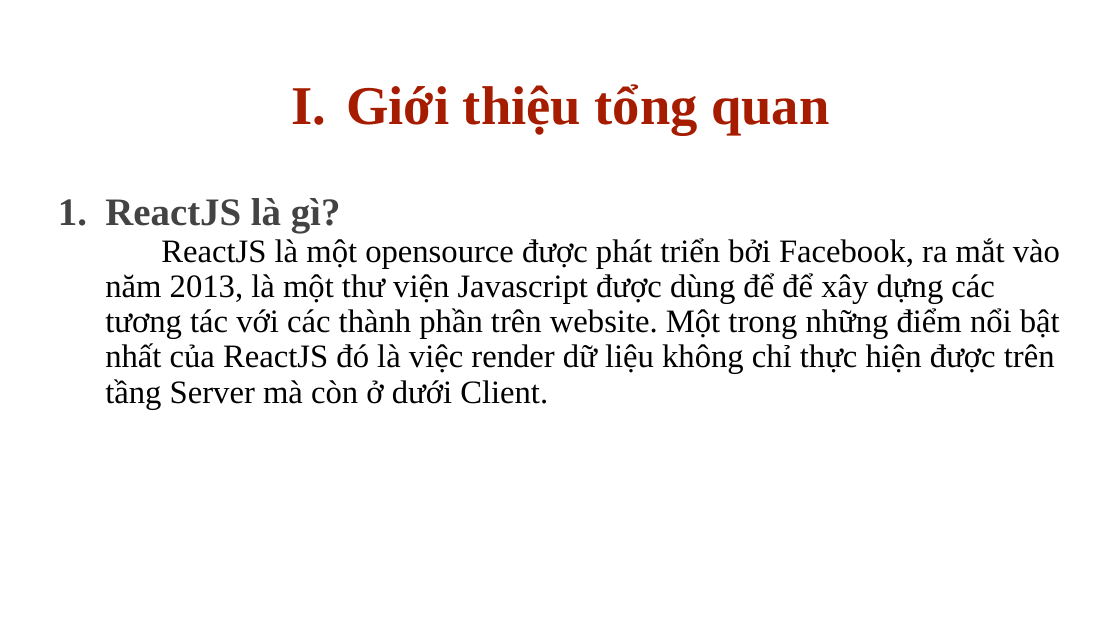
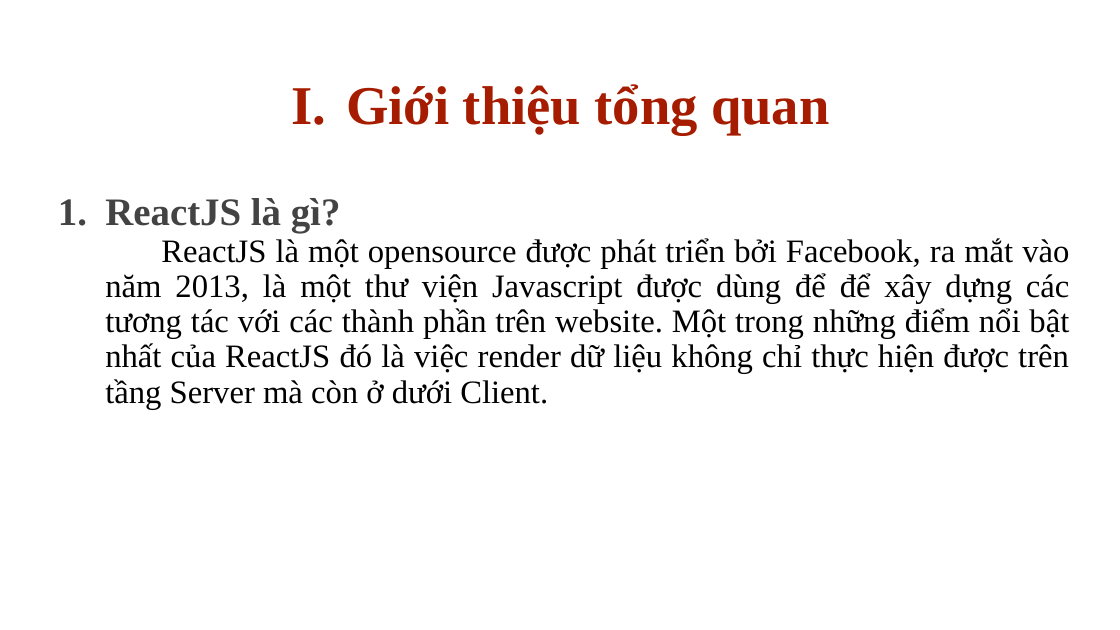
Before and after one commit to AlE-dip/ReactJS_News, a slide deck: slide 3 of documents/slide_báo_cáo.pptx. Drawn at 1120x630 pixels with LibreOffice and Linux fonts; fonts in the diff are those of the drawing. Boxes give left, top, right and bottom in pixels: in the first picture for what was removed or moved away, otherwise in the second. Text is boxed around its words. In the diff, an @@ line names an element or a change of style, - is before the commit and + after.

```diff
--- a/documents/slide_báo_cáo.pptx
+++ b/documents/slide_báo_cáo.pptx
@@ subtitle at bbox=[105, 238, 1069, 409]: alignment left to justified @@
```
Also in this commit, not shown: 1 other slide changed.
